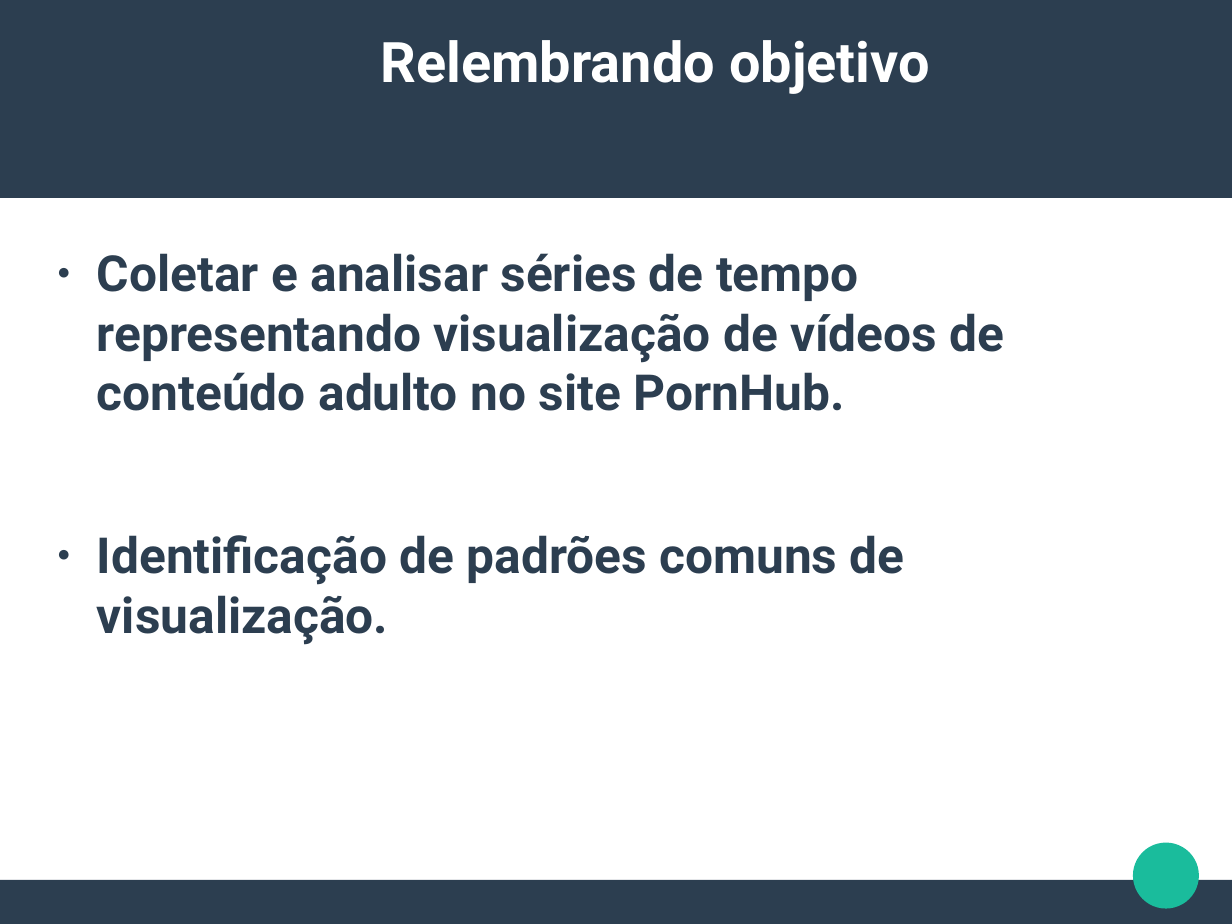
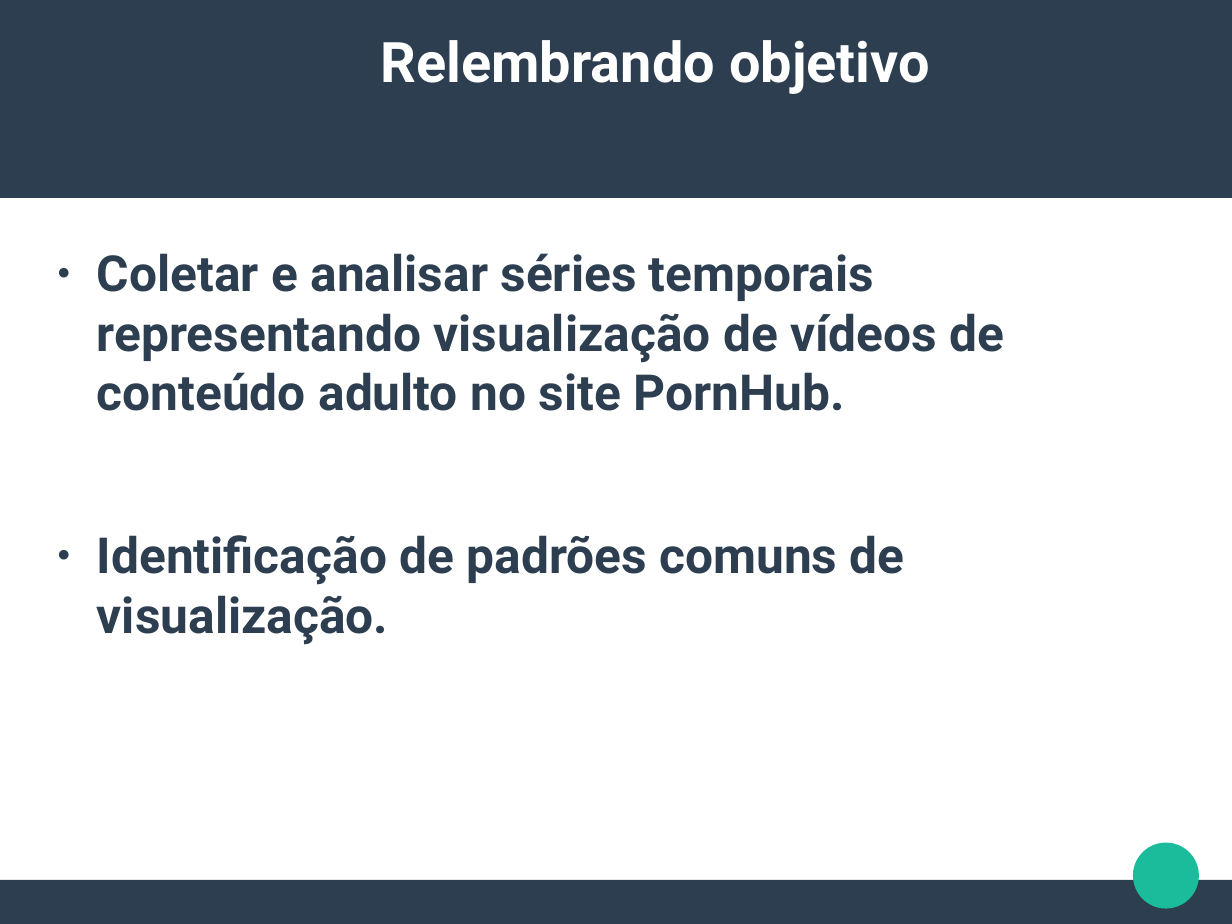
Before and after one commit to lucasbissaro/TCC_LucasBissaro, a slide deck: slide 2 of TCC apresentação 4.odp. Drawn at 1232x924 pixels with LibreOffice and Linux fonts; fonts in the diff are those of the drawing. Boxes give left, top, right and bottom in pixels: in the first picture for what was removed or moved away, otherwise in the second. Text is boxed around its words. In the diff, an @@ line names an element or a change of style, - is before the commit and + after.

```diff
--- a/TCC apresentação 4.odp
+++ b/TCC apresentação 4.odp
@@ text at [97,253,1005,411]: text changed @@
-● Coletar e analisar séries de tempo representando visualização de vídeos de conteúdo adulto no site PornHub.
+● Coletar e analisar séries temporais representando visualização de vídeos de conteúdo adulto no site PornHub.
```
Also in this commit, not shown: 3 other slides changed, 1 slide added, 2 other files.
